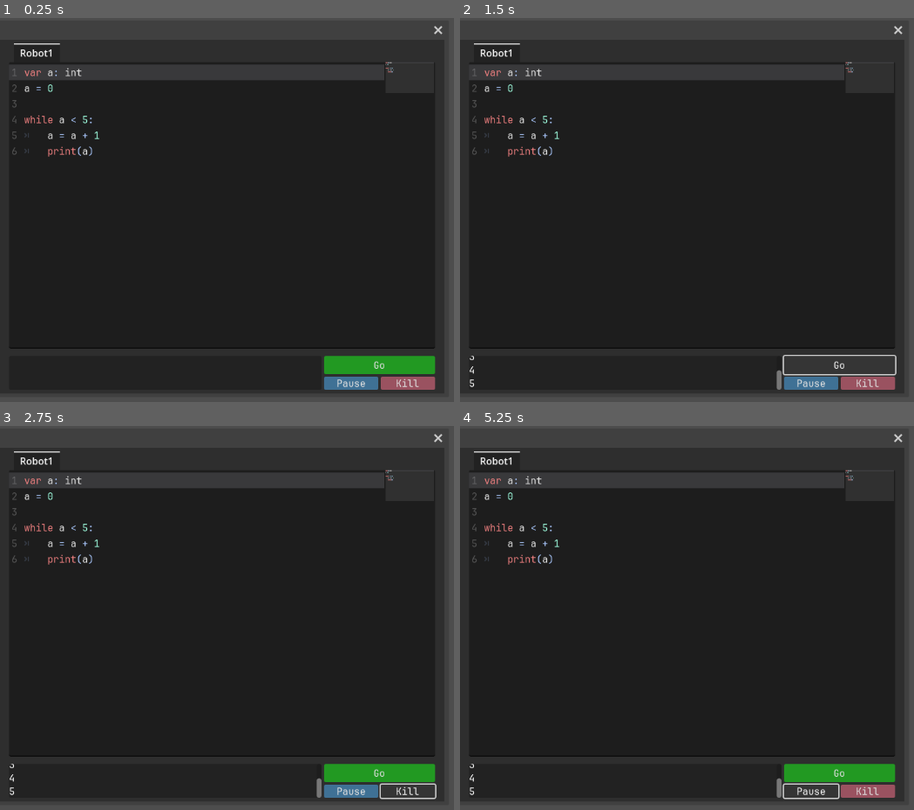
Above: before the commit, frames 1-4 (two rows, left to right).
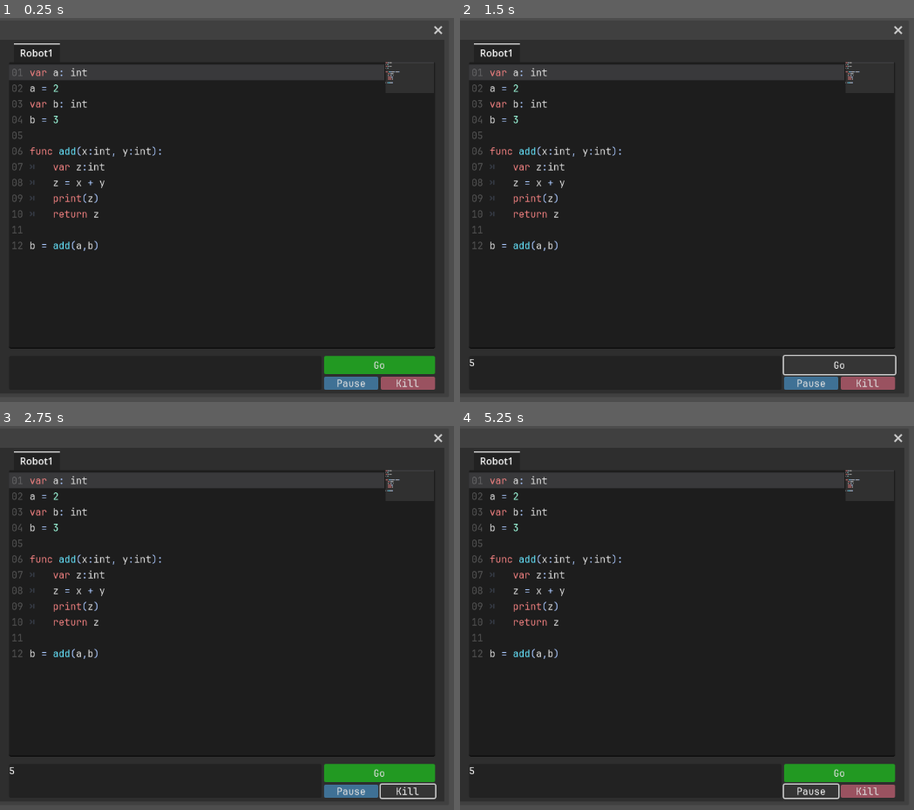
Above: after the commit, the same moments.

Repository: DeshyDan/Top-Farmer-Code-Game
Game: Godot game, scene res://scenes/interpreter_test_level.tscn
The game is run twice, just before and just after one commit, with the same random seed, the same clock (stepped at 60 frames per second) and the same inputs.
Inputs:
- Up to frame 1 (0.25 s): no input
- Up to frame 2 (1.5 s): click "Go" at 0.5 s; click "Go" at 1.25 s
- Up to frame 3 (2.75 s): click "Kill" at 2 s
- Up to frame 4 (5.25 s): click "Kill" at 2.75 s; click "Go" at 3.5 s; click "Kill" at 4.25 s; click "Pause" at 5 s

The runs differ from the first frame. In frame 1, 1.4% of the frame differs, in the area x 2-89%, y 12-61%; in frame 2, 1.5%, in the area x 2-89%, y 12-97%; in frame 3, 1.5%; in frame 4, 1.5%.

Commit message:
add return statements, no nested calls just yet

Diff:
--- /dev/null
+++ b/interpreter/ast/print_call.gd
@@ -0,0 +1,7 @@
+class_name PrintCall
+extends FunctionCall
+
+func _init(args, token: Token):
+	self.name = Var.new(Token.new(Token.Type.IDENT, token))
+	self.args = args
+	self.token = token
--- /dev/null
+++ b/interpreter/ast/return_stmt.gd
@@ -0,0 +1,7 @@
+class_name ReturnStatement
+extends AST
+
+var right: AST
+
+func _init(right: AST):
+	self.right = right
--- a/interpreter/interpreter.gd
+++ b/interpreter/interpreter.gd
@@ -13,12 +13,19 @@
 	ERROR
 }
 
-var variables = {}
-var functions = {}
+var call_stack: CallStack
+
 var ast: AST
 
 func _init(parser: Parser):
 	self.parser = parser
+	call_stack = CallStack.new()
+	var ar = ActivationRecord.new(
+		"test program",
+		ActivationRecord.ARType.PROGRAM,
+		1,
+	)
+	call_stack.push(ar)
 
 func reset():
 	parser.reset()
@@ -49,7 +56,8 @@
 		#print("can't visit node")
 
 func visit_function_decl(node: FunctionDecl):
-	variables[node.name.name] = node
+	var ar = call_stack.peek()
+	ar.set_item(node.name.name, node)
 
 func visit_while_loop(node: WhileLoop):
 	print("visiting while loop")
@@ -57,29 +65,38 @@
 		visit(node.block)
 
 func visit_function_call(node: FunctionCall):
+
+	var ar = call_stack.peek()
+	var function_decl: FunctionDecl = ar.get_item(node.name.name)
 	if node.name.name == "print":
-			print_requested.emit(node.args.map(func (arg: AST): return visit(arg)))
-			return
+		var to_print = []
+		for arg in node.args:
+			to_print.append(visit(arg))
+		print_requested.emit(to_print)
+		return
+	var new_ar = ActivationRecord.new(
+		function_decl.name.name,
+		ActivationRecord.ARType.FUNCTION_CALL,
+		ar.nesting_level + 1
+	)
 
-	if variables.has(node.name.name):
-		var function_decl: FunctionDecl = variables[node.name.name]
-		var new_block = Block.new()
+	for i in range(len(function_decl.args)):
+		var arg_decl: VarDecl = function_decl.args[i]
+		var arg: AST = node.args[i]
+		var arg_val = visit(arg)
+		new_ar.set_item(arg_decl.var_node.name, arg_val)
+	call_stack.push(new_ar)
 
-		for i in range(len(function_decl.args)):
-			var arg_decl: VarDecl = function_decl.args[i]
-			var arg = node.args[i]
-			new_block.children.append(arg_decl)
-			var assignment = Assignment.new(arg_decl.var_node,arg)
-			new_block.children.append(assignment)
-
-		for statement in function_decl.block.children:
-			new_block.children.append(statement)
-
-		return visit(new_block)
+	var result = visit(function_decl.block)
+	print(call_stack)
+	call_stack.pop()
+	return result
 
 func visit_binary_op(node: BinaryOP):
 	if node.op.type == Token.Type.PLUS:
-		return visit(node.left) + visit(node.right)
+		var l = visit(node.left)
+		var r = visit(node.right)
+		return l + r
 	elif node.op.type == Token.Type.MINUS:
 		return visit(node.left) - visit(node.right)
 	elif node.op.type == Token.Type.MUL:
@@ -105,18 +122,30 @@
 	return node.value
 
 func visit_assignment(node: Assignment):
-	variables[node.left.name] = visit(node.right)
-	print("assignment {0} = {1}".format([node.left.name,visit(node.right)]))
+	var left_name = node.left.name
+	var var_value = visit(node.right)
+
+	var ar = call_stack.peek()
+	ar.set_item(left_name, var_value)
+	print("assignment {0} = {1}".format([node.left.name,var_value]))
 
 func visit_block(node: Block):
 	for child in node.children:
+		if child is ReturnStatement:
+			return visit(child)
 		visit(child)
+
+func visit_return_statement(node: ReturnStatement):
+	var ar = call_stack.peek()
+	#ar.set_return(visit(node.right))
+	return visit(node.right)
 
 func visit_var_decl(node: VarDecl):
 	pass
 
 func visit_var(node: Var):
-	return variables[node.name]
+	var ar = call_stack.peek()
+	return ar.get_item(node.name)
 
 func visit_no_op(node: NoOp):
 	return
--- a/interpreter/lexer.gd
+++ b/interpreter/lexer.gd
@@ -17,6 +17,8 @@
 	"float": Token.Type.FLOAT,
 	"func": Token.Type.FUNC,
 	"while": Token.Type.WHILE,
+	"return": Token.Type.RETURN,
+	#"print": Token.Type.PRINT,
 }
 const keyword_data_path = "res://keywords.json"
 
--- /dev/null
+++ b/interpreter/memory/activation_record.gd
@@ -0,0 +1,45 @@
+class_name ActivationRecord
+extends RefCounted
+
+enum ARType {
+	PROGRAM,
+	FUNCTION_CALL
+}
+
+var name
+var type: ARType
+var nesting_level
+var members = {}
+var return_val
+
+func _init(name, type, nesting_level, return_val=null):
+	self.name = name
+	self.type = type
+	self.nesting_level = nesting_level
+	self.return_val = return_val
+
+func set_return(val):
+	return_val = val
+
+func set_item(key, value):
+	members[key] = value
+
+func get_item(key):
+	return members.get(key)
+
+func _to_string():
+	var lines = [
+			'{level}: {type} {name}'.format({
+				level=nesting_level,
+				type=type,
+				name=name,
+			})
+		]
+	for key in members:
+		lines.append('   {name}: {val}'.format({
+			"name": key,
+			"val": members[key]
+		}))
+
+	var s = '\n'.join(lines)
+	return s
--- /dev/null
+++ b/interpreter/memory/call_stack.gd
@@ -0,0 +1,20 @@
+class_name CallStack
+extends RefCounted
+
+var _items: Array[ActivationRecord]
+
+func push(x: ActivationRecord):
+	_items.push_back(x)
+
+func pop() -> ActivationRecord:
+	return _items.pop_back()
+
+func peek() -> ActivationRecord:
+	return _items[-1]
+
+func _to_string():
+	var rev = _items.duplicate()
+	rev.reverse()
+	var s = "Call Stack:\n"
+	s += "\n".join(rev)
+	return s + "\n"
--- a/interpreter/node_visitor.gd
+++ b/interpreter/node_visitor.gd
@@ -23,10 +23,15 @@
 		return visit_function_decl(ast_node)
 	elif ast_node is FunctionCall:
 		return visit_function_call(ast_node)
+	elif ast_node is ReturnStatement:
+		return visit_return_statement(ast_node)
 	elif ast_node is WhileLoop:
 		return visit_while_loop(ast_node)
 	else:
 		print("can't visit node")
+
+func visit_return_statement(node: ReturnStatement):
+	pass
 
 func visit_while_loop(node: WhileLoop):
 	pass
--- a/interpreter/parser.gd
+++ b/interpreter/parser.gd
@@ -58,6 +58,8 @@
 	elif token.type in [Token.Type.MINUS, Token.Type.PLUS]:
 		eat(token.type)
 		return UnaryOp.new(token, factor())
+	elif current_token.type == Token.Type.IDENT and lexer.current_char == "(":
+		return func_call()
 	else:
 		return variable()
 
@@ -88,6 +90,7 @@
 			eat(Token.Type.LESS_THAN)
 		elif token.type == Token.Type.GREATER_THAN:
 			eat(Token.Type.GREATER_THAN)
+
 
 		result = BinaryOP.new(result, token, term())
 	return result
@@ -137,8 +140,17 @@
 		return func_decl()
 	elif current_token.type == Token.Type.WHILE:
 		return while_loop()
+	elif current_token.type == Token.Type.RETURN:
+		return return_statement()
 	else:
 		return empty()
+
+func return_statement():
+	eat(Token.Type.RETURN)
+	var right_node = NoOp.new()
+	if current_token.type != Token.Type.NL:
+		right_node = expr()
+	return ReturnStatement.new(right_node)
 
 func assignment():
 	# 2
--- a/interpreter/token.gd
+++ b/interpreter/token.gd
@@ -4,7 +4,9 @@
 
 enum Type {
 	VAR,
+	#PRINT,
 	WHILE,
+	RETURN,
 	VAR_DECL,
 	IDENT,
 	FUNC,
@@ -33,7 +35,9 @@
 
 const TYPE_STRINGS =  {
 	Type.VAR : "VAR",
+	#Type.PRINT : "PRINT",
 	Type.WHILE : "WHILE",
+	Type.RETURN : "RETURN",
 	Type.VAR_DECL : "VAR_DECL",
 	Type.IDENT : "IDENT",
 	Type.FUNC : "FUNC",
--- a/scenes/interpreter_test_level.gd
+++ b/scenes/interpreter_test_level.gd
@@ -45,3 +45,4 @@
 	#print(interpreter.variables)
 	#interpreter.reset()
 	interpreter.print_ast(tree)
+	print(interpreter.call_stack)
--- a/scenes/interpreter_test_level.tscn
+++ b/scenes/interpreter_test_level.tscn
@@ -9,10 +9,16 @@
 [node name="Window" parent="." instance=ExtResource("2_af6fe")]
 position = Vector2i(0, 36)
 default_text = "var a: int
-a = 0
+a = 2
+var b: int
+b = 3
 
-while a < 5:
-	a = a + 1
-	print(a)"
+func add(x:int, y:int):
+	var z:int
+	z = x + y
+	print(z)
+	return z
+
+b = add(a,b)"
 
 [connection signal="run_button_pressed" from="Window" to="." method="_on_window_run_button_pressed"]
Not shown, changed: console.txt
